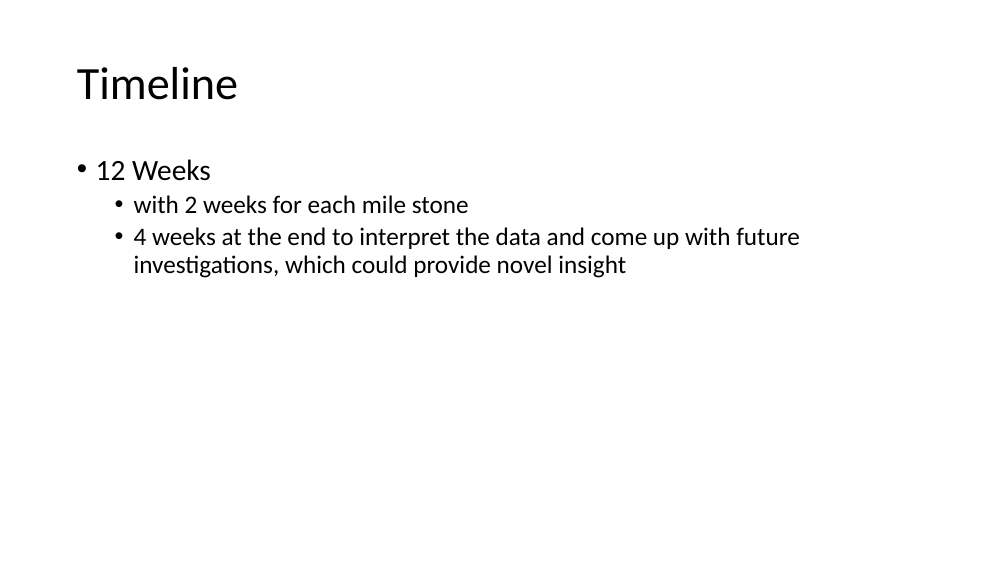
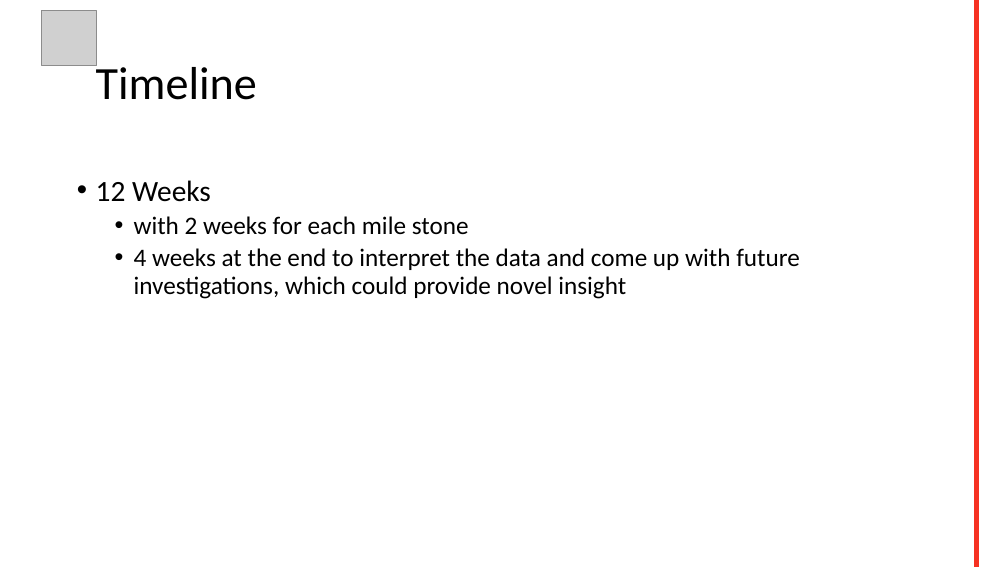
Before and after one commit to datascience-mobi/group-04-project-2-4, a slide deck: slide 7 of Project proposal.pptx. Drawn at 1008x567 pixels with LibreOffice and Linux fonts; fonts in the diff are those of the drawing; grey boxes stand for pictures; background and template pictures are left out. Boxes give left, top, right and bottom in pixels: in the first picture for what was removed or moved away, otherwise in the second. Text is boxed around its words. In the diff, an @@ line names an element or a change of style, - is before the commit and + after.

```diff
--- a/Project proposal.pptx
+++ b/Project proposal.pptx
@@ picture added at (42, 11, 96, 65) @@
@@ rectangle added at (975, 0, 979, 567), fill #F63122, outline #F63122 1 pt @@
@@ title "Timeline" rewrapped from (77, 67, 238, 100) to (96, 61, 257, 100) @@
@@ text "12 Weeks": place and size @@
-text "12 Weeks" at (96, 159, 800, 278)
+text "12 Weeks" at (96, 180, 800, 299)
```
Also in this commit, not shown: 6 other slides changed.
